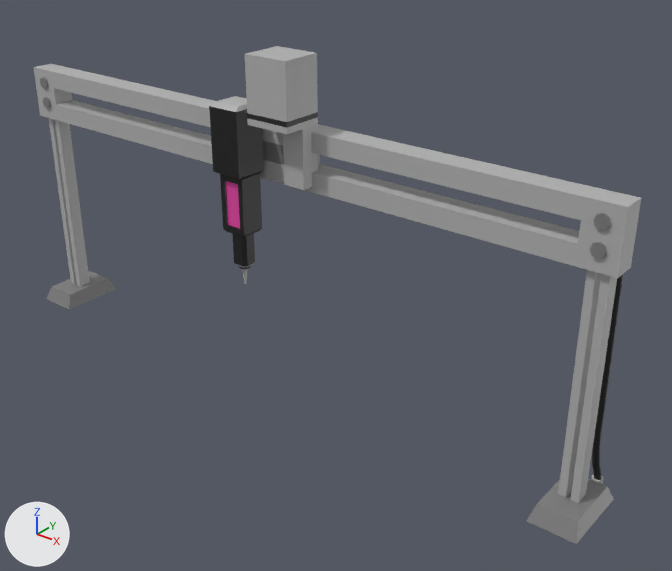
One commit to the FBX model Assets/Art/3D Models/roboticPippetteArm.fbx: the scene before it, then after it.
The view is the same before and after, from a 50 mm lens placed at (0.75, -0.811, 0.682), pointed at (0.085, 0.019, 0.167). The axes (+X, +Y, +Z) are drawn at lower left. The lights are the same throughout. Where no turn or scale is listed for an object, it has been applied to the vertices.

The first picture shows 'Pipette Arm', 'Pipette Robot Arm Holder', 'Pippette Robot Arm Rack'.
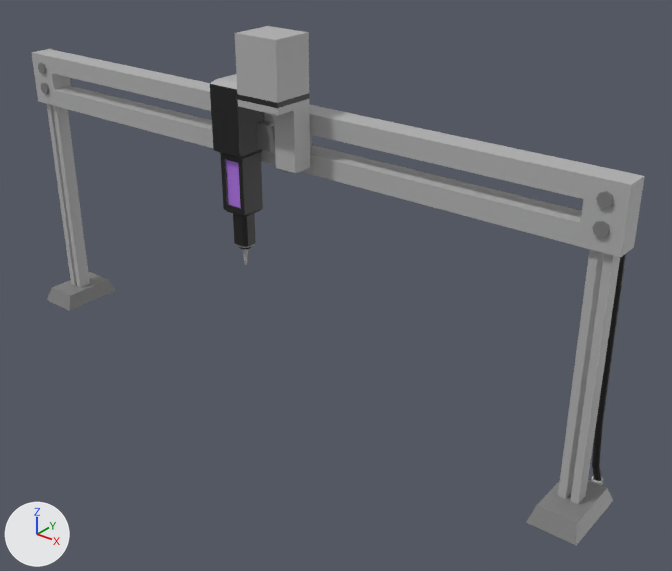
Edits to the bpy script that builds the scene:
```text
Add mat_m_pippettearm_placeholdercolor_purple:
    mat_m_pippettearm_placeholdercolor_purple = principled_material('M_PippetteArm_PlaceholderColor_Purple')
    mat_m_pippettearm_placeholdercolor_purple.base_color = (0.44, 0.178, 0.8)  # purple #b175e7
Change me_cube_015:
    where me_cube_015.from_pydata(...)  # 58 vertices, 54 faces; spans x -0.031..0.077, y -0.058..0.015, z 0.304..0.462
    used by ob_pipette_robot_arm_holder; location = (0.0, 0.0, 0.0)
    me_cube_015 part 10: the whole mesh is moved by (0.0, -0.014, 0.025)
Change me_cube_014:
    where me_cube_014.from_pydata(...)  # 80 vertices, 71 faces; spans x -0.038..0.006, y -0.065..-0.021, z 0.163..0.4
    used by ob_pipette_arm; location = (0.0, 0.0, 0.0)
    me_cube_014 part 11: the whole mesh is moved by (-0.001, 0.004, 0.026)
    remove me_cube_014.materials.append(mat_m_pippetterobotarm_placeholder_pink)  # pink #e746a8
    add me_cube_014.materials.append(mat_m_pippettearm_placeholdercolor_purple)  # purple #b175e7
Change me_cube_003:
    where me_cube_003.from_pydata(...)  # 460 vertices, 398 faces; spans x -0.464..0.466, y -0.048..0.07, z 0.002..0.373
    used by ob_pippette_robot_arm_rack; location = (0.0, 0.0, 0.0)
    me_cube_003 part 1: the loose piece of 48 vertices spanning x -0.457..0.457, y -0.016..0.016, z 0.3..0.373 is moved by (0.0, 0.0, 0.022)
    me_cube_003 part 2: the loose piece of 8 vertices spanning x 0.423..0.432, y -0.009..0.01, z 0.015..0.309 is scaled about its middle by (1, 1, 1.08), then moved by (0.0, 0.0, 0.01)
    me_cube_003 part 3: the loose piece of 8 vertices spanning x 0.438..0.447, y -0.009..0.01, z 0.015..0.309 is scaled about its middle by (1, 1, 1.08), then moved by (0.0, 0.0, 0.01)
    me_cube_003 part 4: the loose piece of 8 vertices spanning x -0.431..-0.422, y -0.009..0.009, z 0.014..0.308 is scaled about its middle by (1, 1, 1.08), then moved by (0.0, 0.0, 0.01)
    me_cube_003 part 5: the loose piece of 16 vertices spanning x -0.442..-0.425, y -0.018..-0.002, z 0.345..0.362 is moved by (0.0, 0.0, 0.022)
    me_cube_003 part 6: the loose piece of 16 vertices spanning x -0.442..-0.425, y -0.018..-0.002, z 0.316..0.332 is moved by (0.0, 0.0, 0.022)
    me_cube_003 part 7: the loose piece of 16 vertices spanning x 0.427..0.443, y -0.018..-0.002, z 0.345..0.362 is moved by (0.0, 0.0, 0.022)
    me_cube_003 part 8: the loose piece of 16 vertices spanning x 0.427..0.443, y -0.018..-0.002, z 0.316..0.332 is moved by (0.0, 0.0, 0.022)
    me_cube_003 part 9: all 20 vertices in x 0.434..0.443, y 0.04..0.047, z 0.061..0.066 are moved by (0.0, -0.001, 0.027)
```

Where the change shows, as pixel boxes (x1, y1, x2, y2) in the pictures (672 x 571 px; the box of a moved part takes in the faces that stretch with it):
'Pippette Robot Arm Rack', reshaped
    before: (33, 64, 641, 544)
    after: (31, 49, 645, 545)
'Pipette Robot Arm Holder', mesh moved
    before: (245, 46, 320, 191)
    after: (235, 26, 312, 174)
'Pipette Arm', recoloured, mesh moved
    before: (209, 96, 264, 284)
    after: (210, 74, 264, 265)
part 1 of me_cube_003, moved or reshaped
    before: (33, 64, 641, 278)
    after: (31, 49, 645, 258)
part 2 of me_cube_003, moved or reshaped
    before: (558, 270, 601, 498)
    after: (558, 250, 604, 499)
part 3 of me_cube_003, moved or reshaped
    before: (571, 274, 617, 503)
    after: (570, 253, 620, 504)
part 4 of me_cube_003, moved or reshaped
    before: (55, 120, 90, 286)
    after: (53, 106, 90, 288)
part 5 of me_cube_003, moved or reshaped
    before: (40, 77, 48, 89)
    after: (38, 62, 46, 74)
part 6 of me_cube_003, moved or reshaped
    before: (43, 97, 51, 108)
    after: (41, 83, 49, 94)
part 7 of me_cube_003, moved or reshaped
    before: (593, 213, 611, 230)
    after: (596, 191, 614, 209)
part 8 of me_cube_003, moved or reshaped
    before: (590, 242, 607, 259)
    after: (592, 221, 610, 238)
part 9 of me_cube_003, moved or reshaped
    before: (592, 435, 601, 467)
    after: (592, 418, 604, 469)
